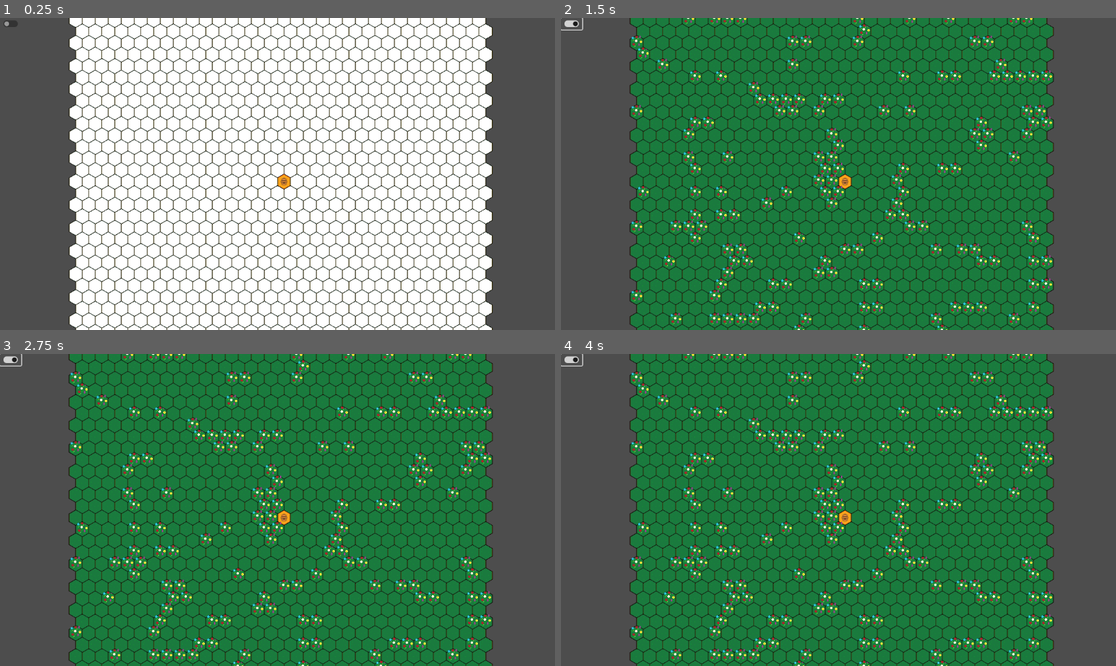
Above: before the commit, frames 1-4 (two rows, left to right).
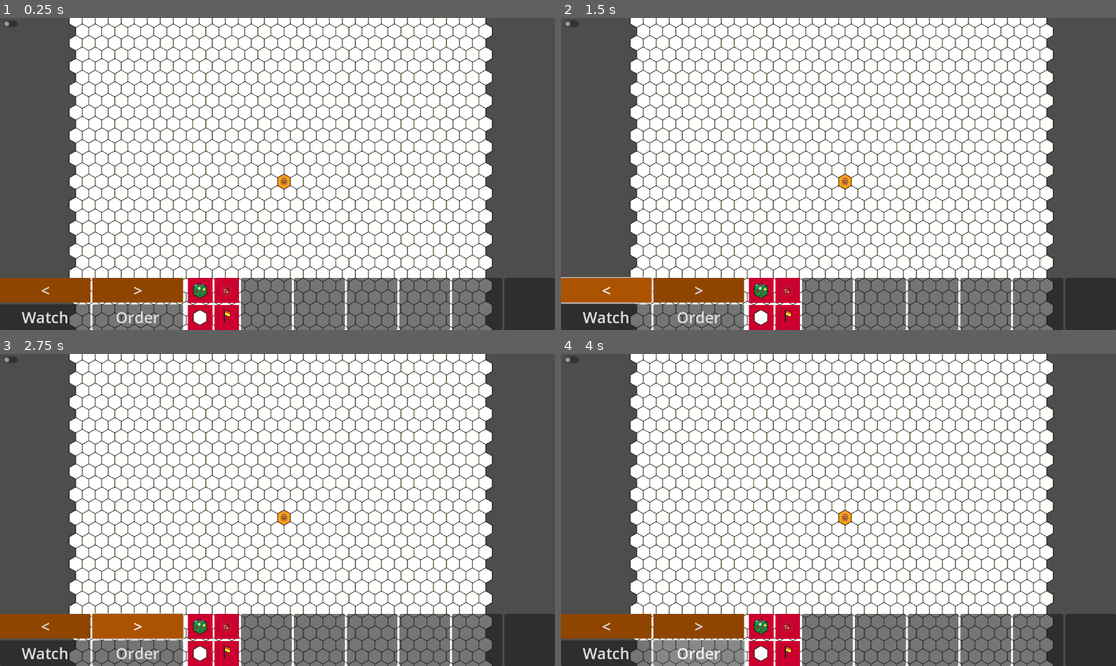
Above: after the commit, the same moments.

Repository: ARCsweden/GameJam2025Fall
Game: Godot game, scene res://Scenes/GameNode.tscn
Same seed, same stepped clock (60 frames per second), same inputs: the game is played once before the commit and once after it.
Inputs (mouse positions are in pixels of both pictures, inside the frame that each line leads up to):
- Up to frame 1 (0.25 s): no input
- Up to frame 2 (1.5 s): click (572, 24) at 0.5 s; click (605, 289) at 1.25 s, where only the run after the commit has a clickable "<"
- Up to frame 3 (2.75 s): click (138, 625) at 2 s, where only the run after the commit has a clickable ">"
- Up to frame 4 (4 s): click (605, 653) at 2.75 s, where only the run after the commit has a clickable "Watch"; click (699, 653) at 3.5 s, where only the run after the commit has a clickable "Order"

The runs differ from the first frame. In frame 1, 16% of the frame differs, in the area x 0-100%, y 83-100%; in frame 2, 78%, in the area x 0-100%, y 0-100%; in frame 3, 78%; in frame 4, 78%.

Commit message:
Add UI to world

Diff:
--- a/dancing-queen/Scenes/GameNode.tscn
+++ b/dancing-queen/Scenes/GameNode.tscn
@@ -1,9 +1,14 @@
-[gd_scene load_steps=3 format=3 uid="uid://d1exxolsljrsr"]
+[gd_scene load_steps=4 format=3 uid="uid://d1exxolsljrsr"]
 
 [ext_resource type="PackedScene" uid="uid://cmo44rk3t4wbk" path="res://Scenes/World.tscn" id="1_q24h2"]
+[ext_resource type="PackedScene" uid="uid://cyd273blrwvj6" path="res://Scenes/user_interface.tscn" id="1_ro750"]
 [ext_resource type="PackedScene" uid="uid://sqmc2bdnet7a" path="res://Scenes/UI.tscn" id="2_ro750"]
 
 [node name="GameNode" type="Node"]
+
+[node name="UI" type="CanvasLayer" parent="."]
+
+[node name="UserInterface" parent="UI" instance=ExtResource("1_ro750")]
 
 [node name="World" parent="." instance=ExtResource("1_q24h2")]
 
--- a/dancing-queen/Scenes/user_interface.tscn
+++ b/dancing-queen/Scenes/user_interface.tscn
@@ -22,7 +22,6 @@
 
 [node name="UserInterface" type="Control"]
 layout_mode = 3
-anchors_preset = 15
 anchor_right = 1.0
 anchor_bottom = 1.0
 grow_horizontal = 2
@@ -31,7 +30,7 @@
 [node name="HBox" type="HBoxContainer" parent="."]
 texture_filter = 1
 layout_mode = 1
-anchors_preset = 15
+anchors_preset = -1
 anchor_right = 1.0
 anchor_bottom = 1.0
 grow_horizontal = 2
Not shown: 1 places in dancing-queen/Scenes/user_interface.tscn that only renumber resources
